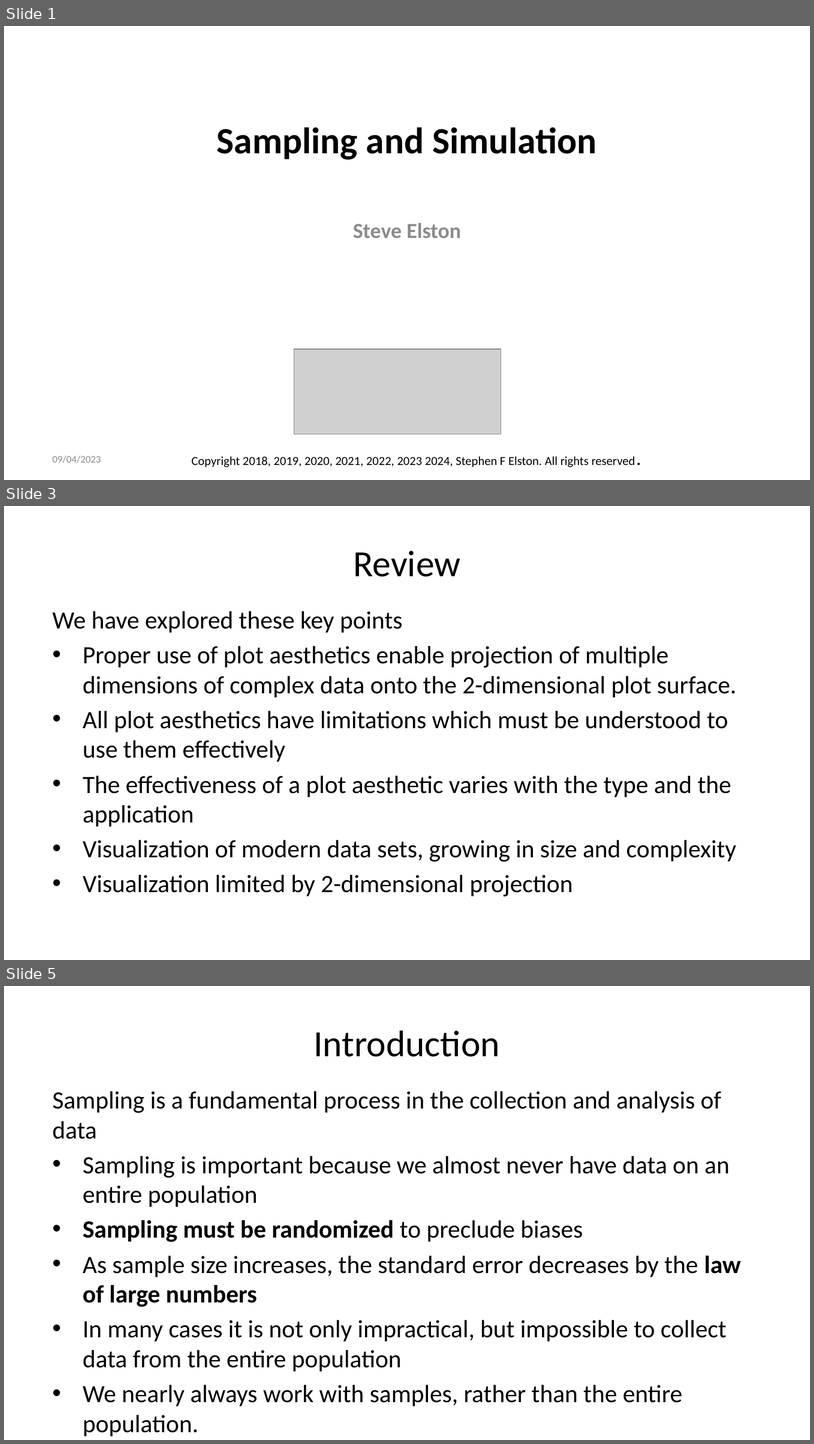
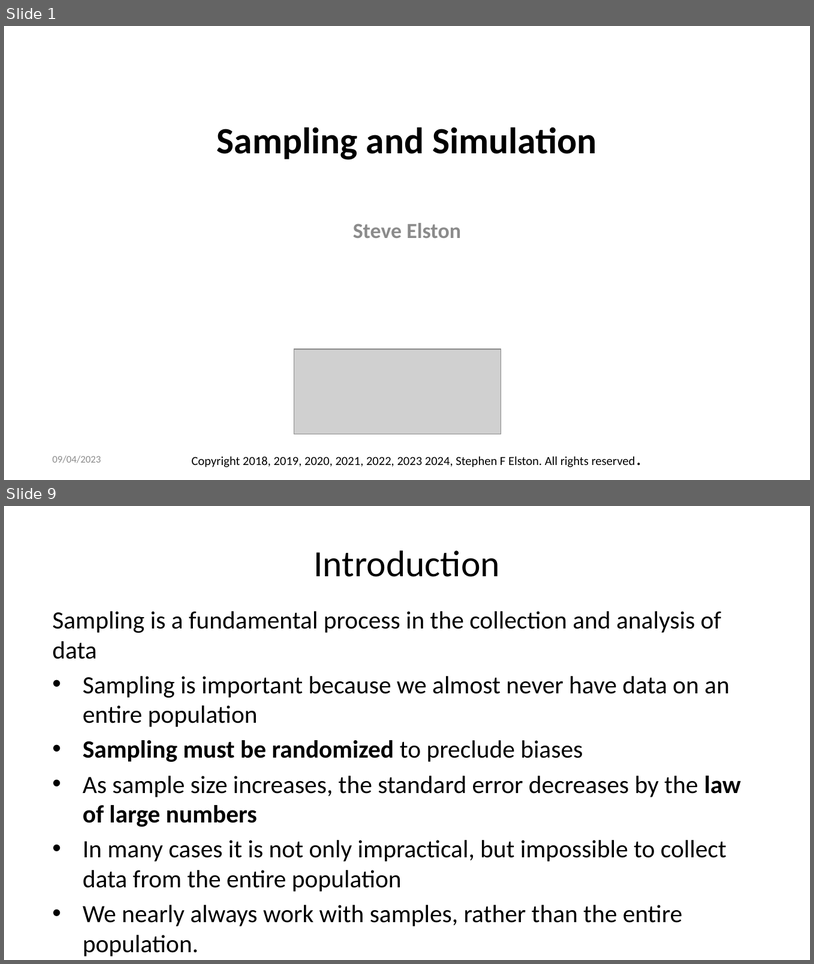
Before and after one commit to StephenElston/CSCI-E-83, a slide deck: LectureSlides/04_SamplingAndSimulation.pptx. Shown one above the other, each under a label of ours: slides 1, 3 and 5 before the commit, slides 1 and 9 after it; the slides between them are not shown. The pictures are 814x1444 and 814x964 pixels, drawn with LibreOffice and Linux fonts; fonts in the diff are those of the drawing; grey boxes stand for pictures. Boxes give left, top, right and bottom in pixels: in the first picture for what was removed or moved away, otherwise in the second. Text is boxed around its words. In the diff, an @@ line names an element or a change of style, - is before the commit and + after.

Commit message:
Added visualization review slides and examples

```diff
--- a/LectureSlides/04_SamplingAndSimulation.pptx
+++ b/LectureSlides/04_SamplingAndSimulation.pptx
@@ slide 3 removed at box(4, 506, 810, 960), background #FFFFFF @@
@@ title removed at box(353, 550, 461, 577) @@
-Review
@@ text removed at box(53, 611, 737, 896) @@
-We have explored these key points
-• Proper use of plot aesthetics enable projection of multiple dimensions of complex data onto the 2-dimensional plot surface.
-• All plot aesthetics have limitations which must be understood to use them effectively
-• The effectiveness of a plot aesthetic varies with the type and the application
-• Visualization of modern data sets, growing in size and complexity
-• Visualization limited by 2-dimensional projection
@@ what was slide 5 is now slide 9 @@
```
Also in this commit, not shown: 6 slides changed, 6 slides added, 2 other files.
